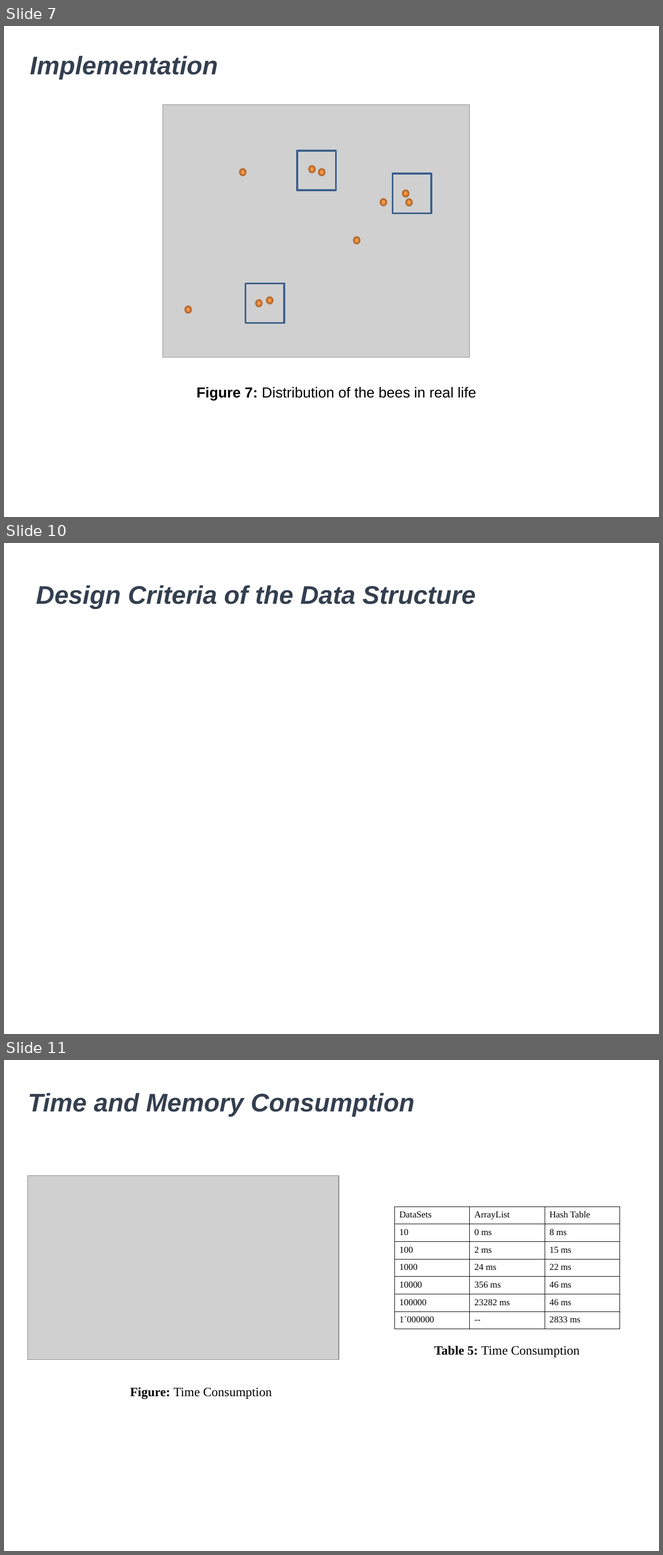
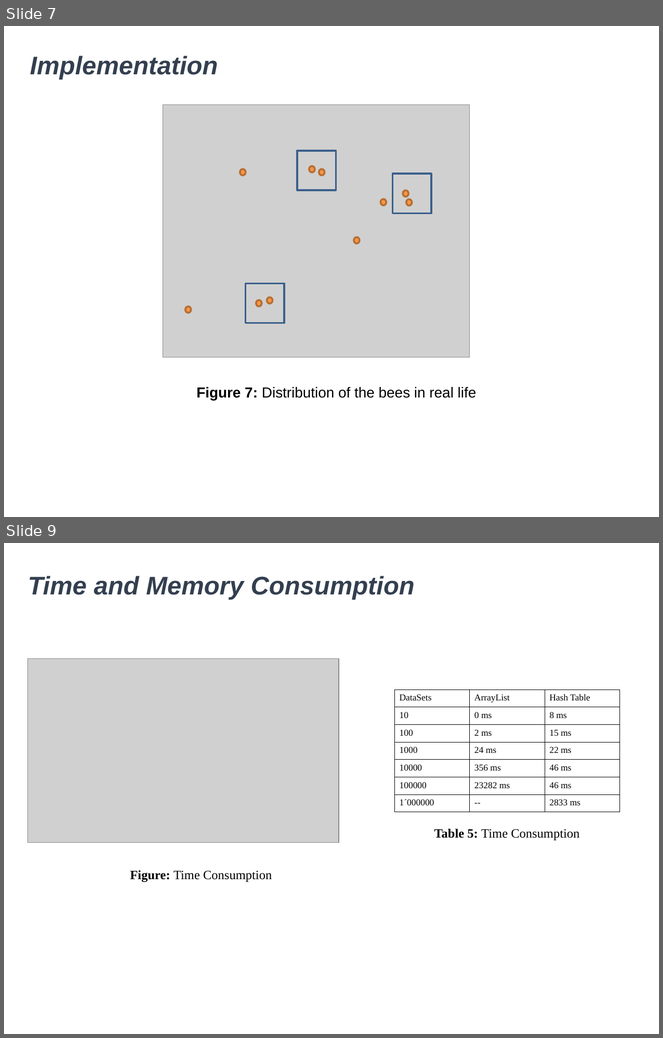
Before and after one commit to julianalalindev/ST0245-032, a slide deck: proyecto/informe/entrega3/Presentation of bees.pptx. Shown one above the other, each under a label of ours: slides 7, 10 and 11 before the commit, slides 7 and 9 after it; the slides between them are not shown. The pictures are 663x1555 and 663x1038 pixels, drawn with LibreOffice and Linux fonts; fonts in the diff are those of the drawing; grey boxes stand for pictures; background and template pictures are left out. Boxes give left, top, right and bottom in pixels: in the first picture for what was removed or moved away, otherwise in the second. Text is boxed around its words. In the diff, an @@ line names an element or a change of style, - is before the commit and + after.

```diff
--- a/proyecto/informe/entrega3/Presentation of bees.pptx
+++ b/proyecto/informe/entrega3/Presentation of bees.pptx
@@ slide 10 removed at [4, 543, 659, 1034], background picture (left out) @@
@@ text removed at [36, 585, 476, 609] @@
-Design Criteria of the Data Structure
@@ what was slide 11 is now slide 9 @@
```
Also in this commit, not shown: 1 slide changed, 1 other slide removed.
